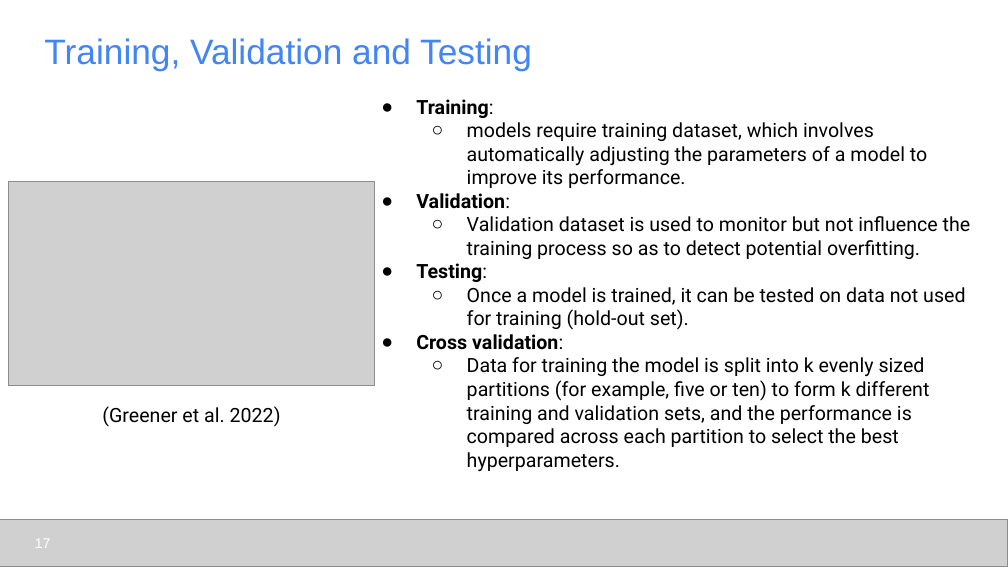
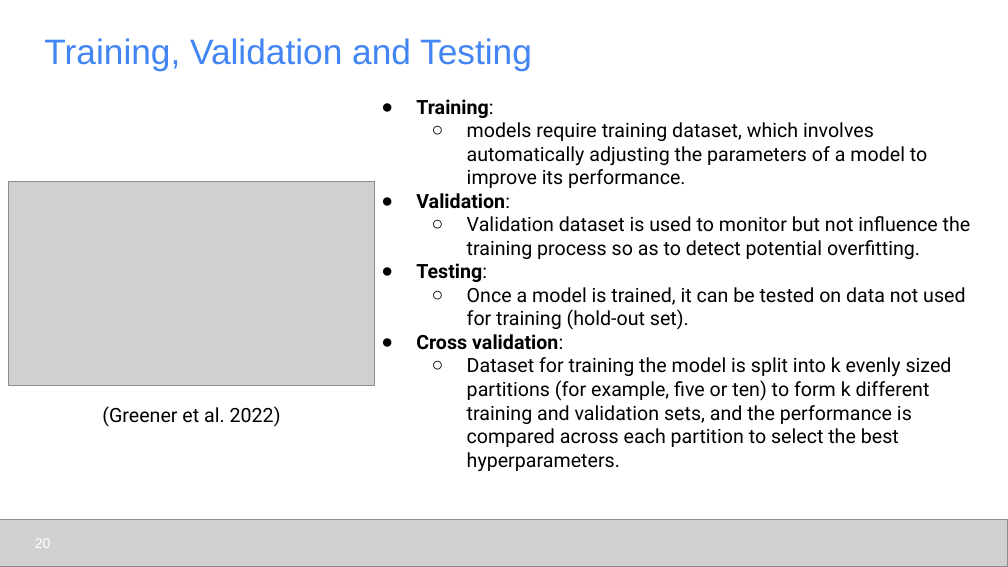
Before and after one commit to udel-cbcb/al_ml_workshop, a slide deck: slide 20 of Day_1/Lectures/Day_1_Lecture_1_Introduction_to_Artificial_Intelligence_and_Machine_Learning.pptx (slide 17 before the commit). Drawn at 1008x567 pixels with LibreOffice and Linux fonts; fonts in the diff are those of the drawing; grey boxes stand for pictures. Boxes give left, top, right and bottom in pixels: in the first picture for what was removed or moved away, otherwise in the second. Text is boxed around its words. In the diff, an @@ line names an element or a change of style, - is before the commit and + after.

```diff
--- a/Day_1/Lectures/Day_1_Lecture_1_Introduction_to_Artificial_Intelligence_and_Machine_Learning.pptx
+++ b/Day_1/Lectures/Day_1_Lecture_1_Introduction_to_Artificial_Intelligence_and_Machine_Learning.pptx
@@ text at [467,357,952,472]: text changed @@
-  ○ Data for training the model is split into k evenly sized partitions (for example, five or ten) to form k different training and validation sets, and the performance is compared across each partition to select the best hyperparameters.
+  ○ Dataset for training the model is split into k evenly sized partitions (for example, five or ten) to form k different training and validation sets, and the performance is compared across each partition to select the best hyperparameters.
@@ page number at [35,539,51,548]: text changed @@
-17
+20
```
Also in this commit, not shown: 9 other slides changed, 3 slides added, 7 other files.
